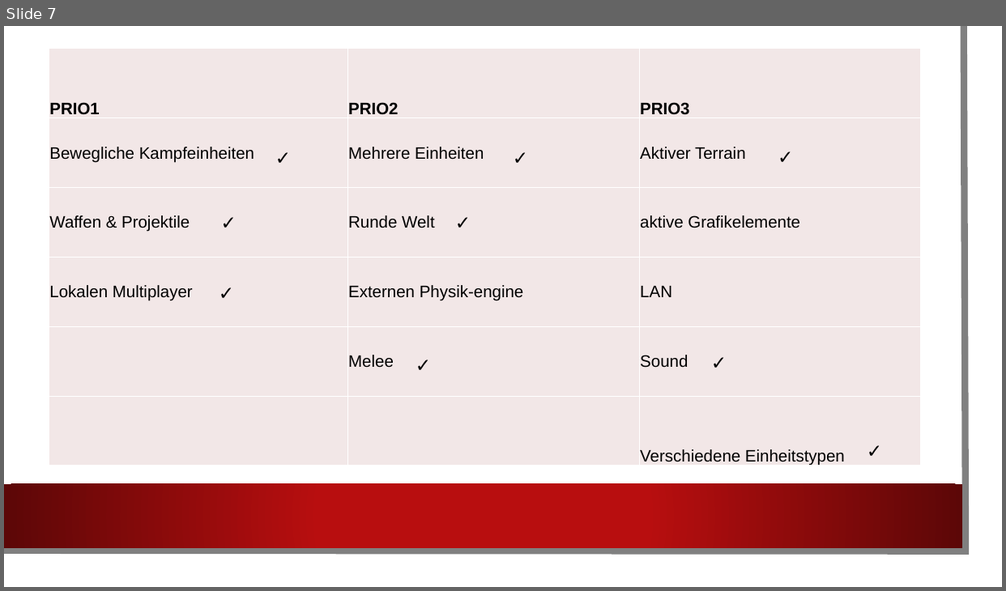
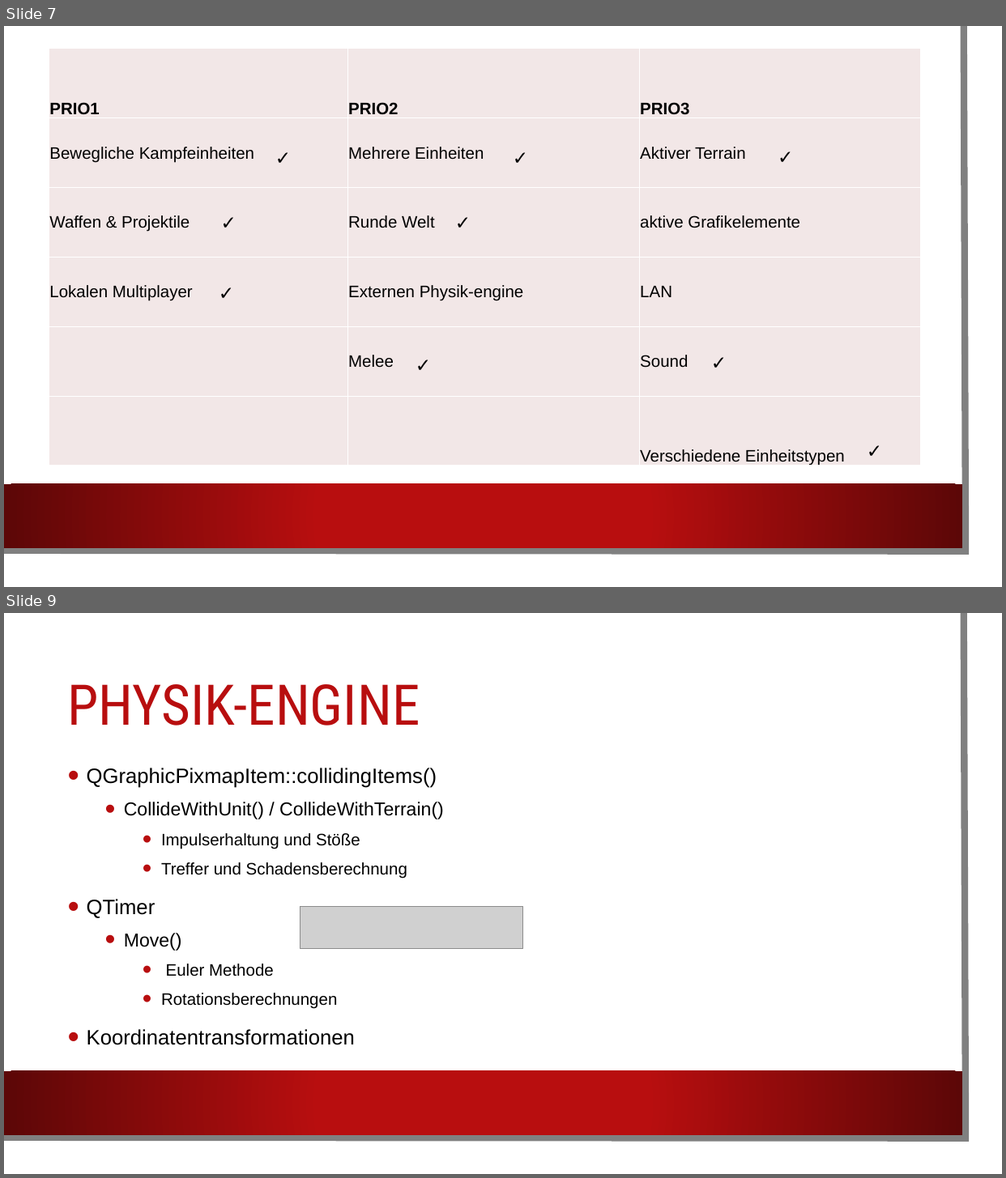
Before and after one commit to xXBasti/WorldwarJump, a slide deck: Docs/World war Jump Final.pptx. Shown one above the other, each under a label of ours: slide 7 before the commit, slides 7 and 9 after it; the slides between them are not shown. The pictures are 1006x591 and 1006x1178 pixels, drawn with LibreOffice and Linux fonts; fonts in the diff are those of the drawing; grey boxes stand for pictures; background and template pictures are left out. Boxes give left, top, right and bottom in pixels: in the first picture for what was removed or moved away, otherwise in the second. Text is boxed around its words. In the diff, an @@ line names an element or a change of style, - is before the commit and + after.

```diff
--- a/Docs/World war Jump Final.pptx
+++ b/Docs/World war Jump Final.pptx
@@ slide 9 added at (x1=4, y1=613, x2=1002, y2=1174), background picture (left out); not listed: 3 template elements that a slide beside it also shows @@
@@ title added at (x1=67, y1=684, x2=420, y2=726), 54 pt, text #B80E0F @@
+PHYSIK-ENGINE
@@ text added at (x1=87, y1=768, x2=444, y2=1046), 16 pt, text #000000 @@
+• QGraphicPixmapItem::collidingItems()
+  • CollideWithUnit() / CollideWithTerrain()
+    • Impulserhaltung und Stöße
+    • Treffer und Schadensberechnung
+• QTimer
+  • Move()
+    • Euler Methode
+    • Rotationsberechnungen
+• Koordinatentransformationen
@@ picture added at (x1=300, y1=906, x2=523, y2=949) @@
```
Also in this commit, not shown: 4 slides changed, 3 other slides added, 3 slides removed, 1 other file.
